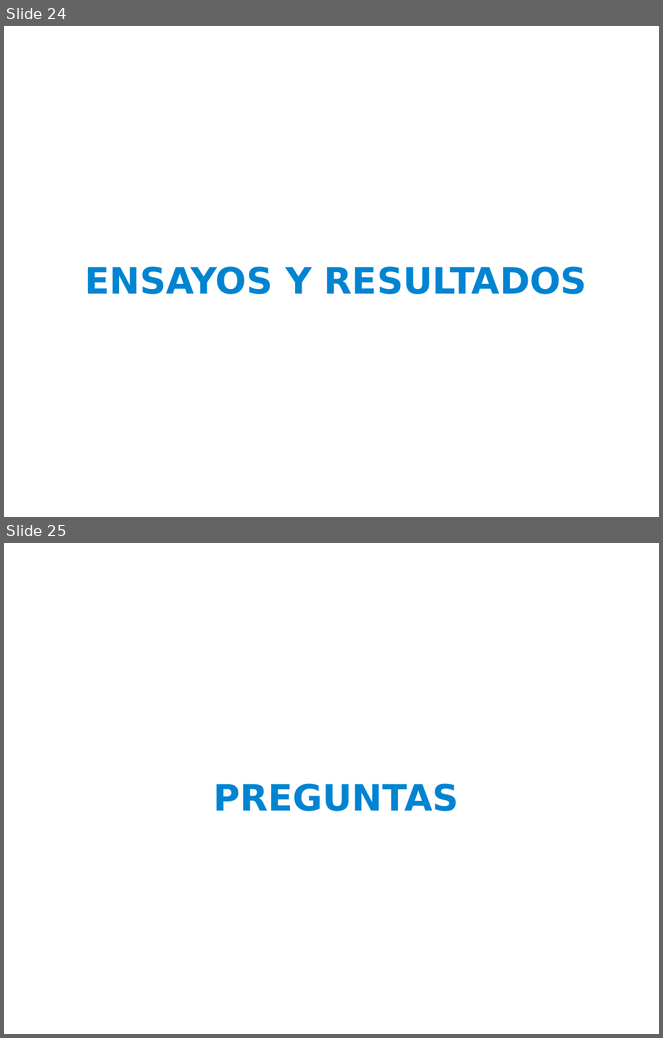
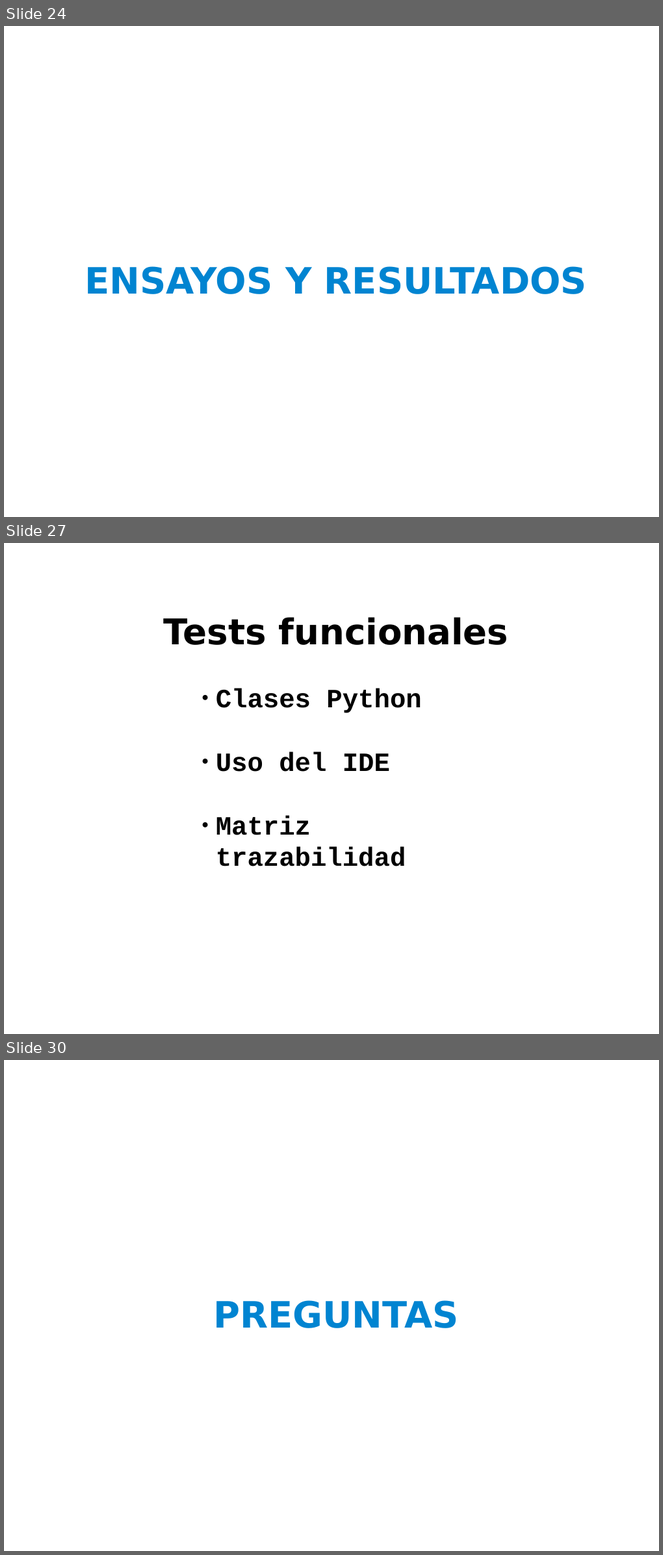
Before and after one commit to ernesto-g/tpfinalcese, a slide deck: presentacion/presentacion_v1.odp. Shown one above the other, each under a label of ours: slides 24 and 25 before the commit, slides 24, 27 and 30 after it; the slides between them are not shown. The pictures are 663x1038 and 663x1555 pixels, drawn with LibreOffice and Linux fonts; fonts in the diff are those of the drawing; background and template pictures are left out. Boxes give left, top, right and bottom in pixels: in the first picture for what was removed or moved away, otherwise in the second. Text is boxed around its words. In the diff, an @@ line names an element or a change of style, - is before the commit and + after.

```diff
--- a/presentacion/presentacion_v1.odp
+++ b/presentacion/presentacion_v1.odp
@@ slide 27 added at bbox=[4, 543, 659, 1034], background picture (left out) @@
@@ title added at bbox=[164, 617, 509, 645], 43 pt, text #000000, bold @@
+Tests funcionales
@@ text added at bbox=[216, 689, 421, 867], 32 pt, text #000000, bold @@
+    ● Clases Python
+    ● Uso del IDE
+    ● Matriz trazabilidad
@@ what was slide 25 is now slide 30 @@
```
Also in this commit, not shown: 3 slides changed, 4 other slides added.
